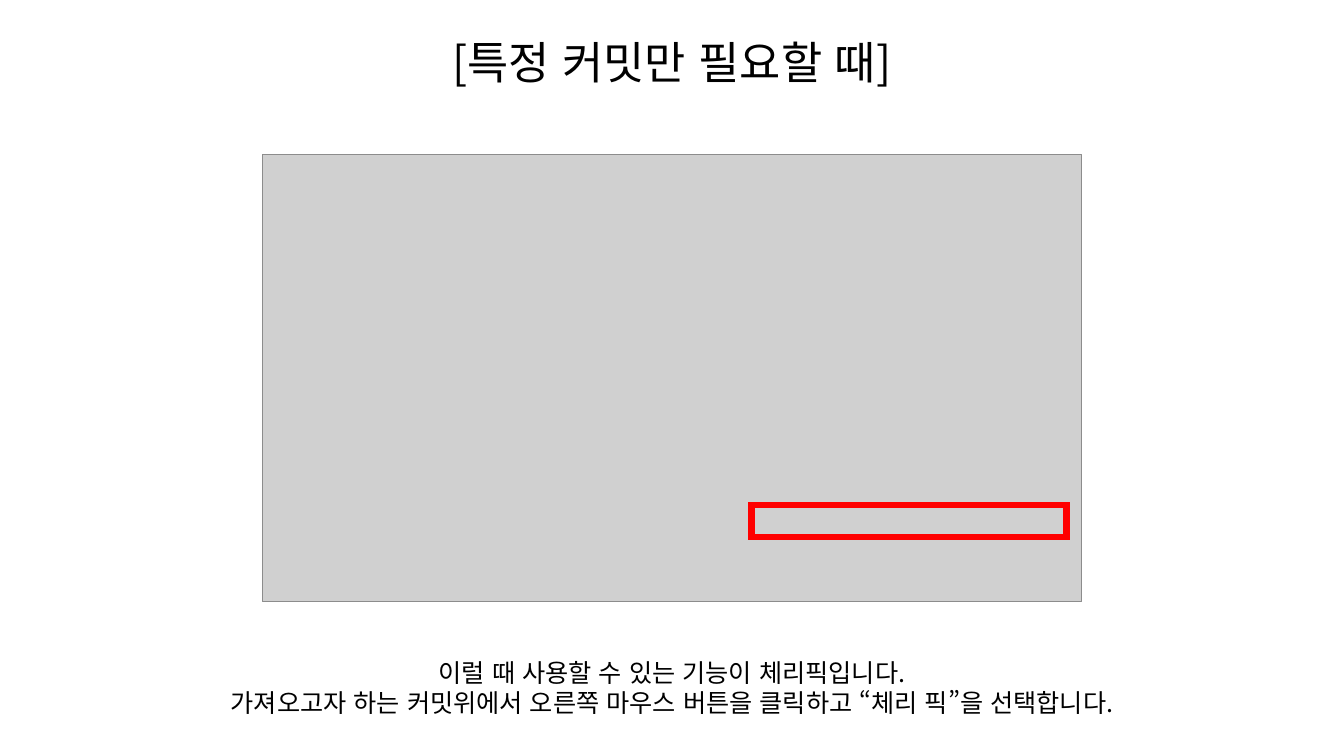
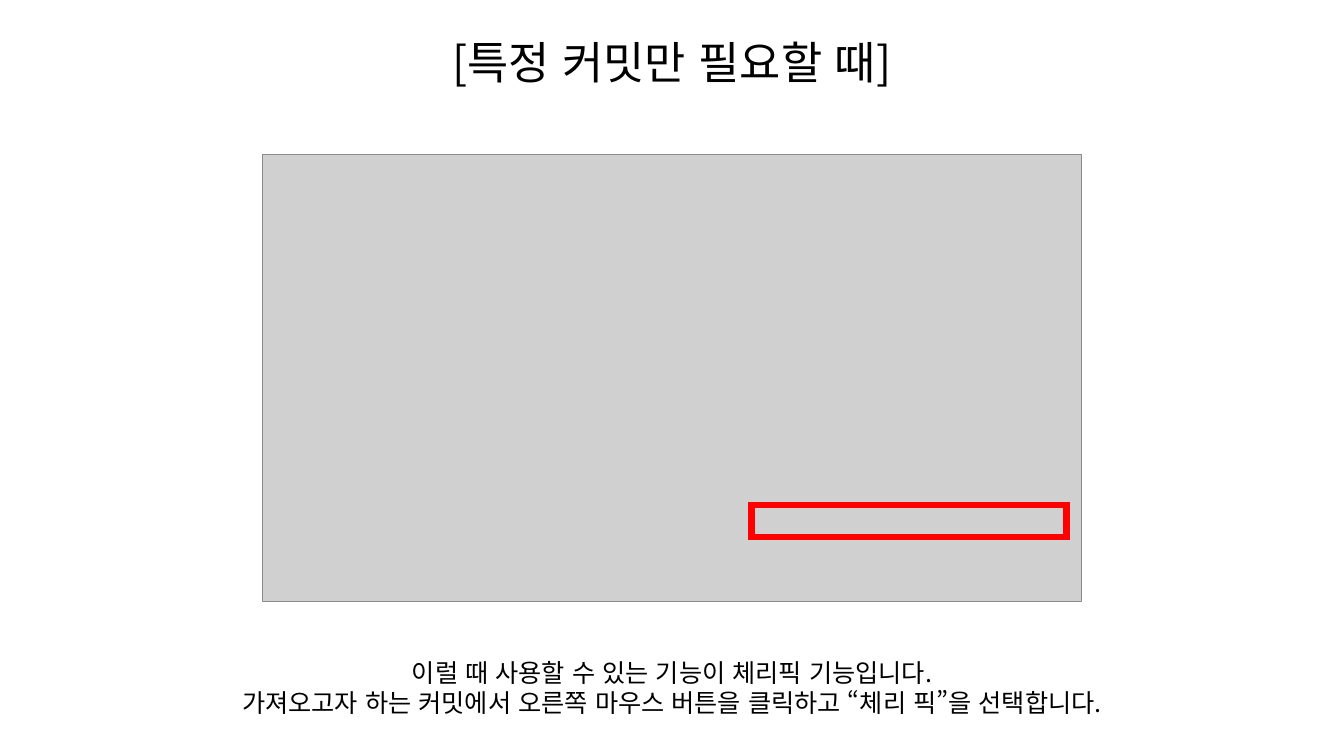
Before and after one commit to SeungHeeNoh/study_well, a slide deck: slide 28 of docs/10. 편리한 기능.pptx. Drawn at 1344x756 pixels with LibreOffice and Linux fonts; fonts in the diff are those of the drawing; grey boxes stand for pictures. Boxes give left, top, right and bottom in pixels: in the first picture for what was removed or moved away, otherwise in the second. Text is boxed around its words. In the diff, an @@ line names an element or a change of style, - is before the commit and + after.

Commit message:
docs : 편리한 기능 문서 보강

```diff
--- a/docs/10. 편리한 기능.pptx
+++ b/docs/10. 편리한 기능.pptx
@@ text at box(242, 661, 1102, 714): text changed @@
-이럴 때 사용할 수 있는 기능이 체리픽입니다.
-가져오고자 하는 커밋위에서 오른쪽 마우스 버튼을 클릭하고 “체리 픽”을 선택합니다.
+이럴 때 사용할 수 있는 기능이 체리픽 기능입니다.
+가져오고자 하는 커밋에서 오른쪽 마우스 버튼을 클릭하고 “체리 픽”을 선택합니다.
```
Also in this commit, not shown: 8 other slides changed, 5 slides added, 4 slides removed.
